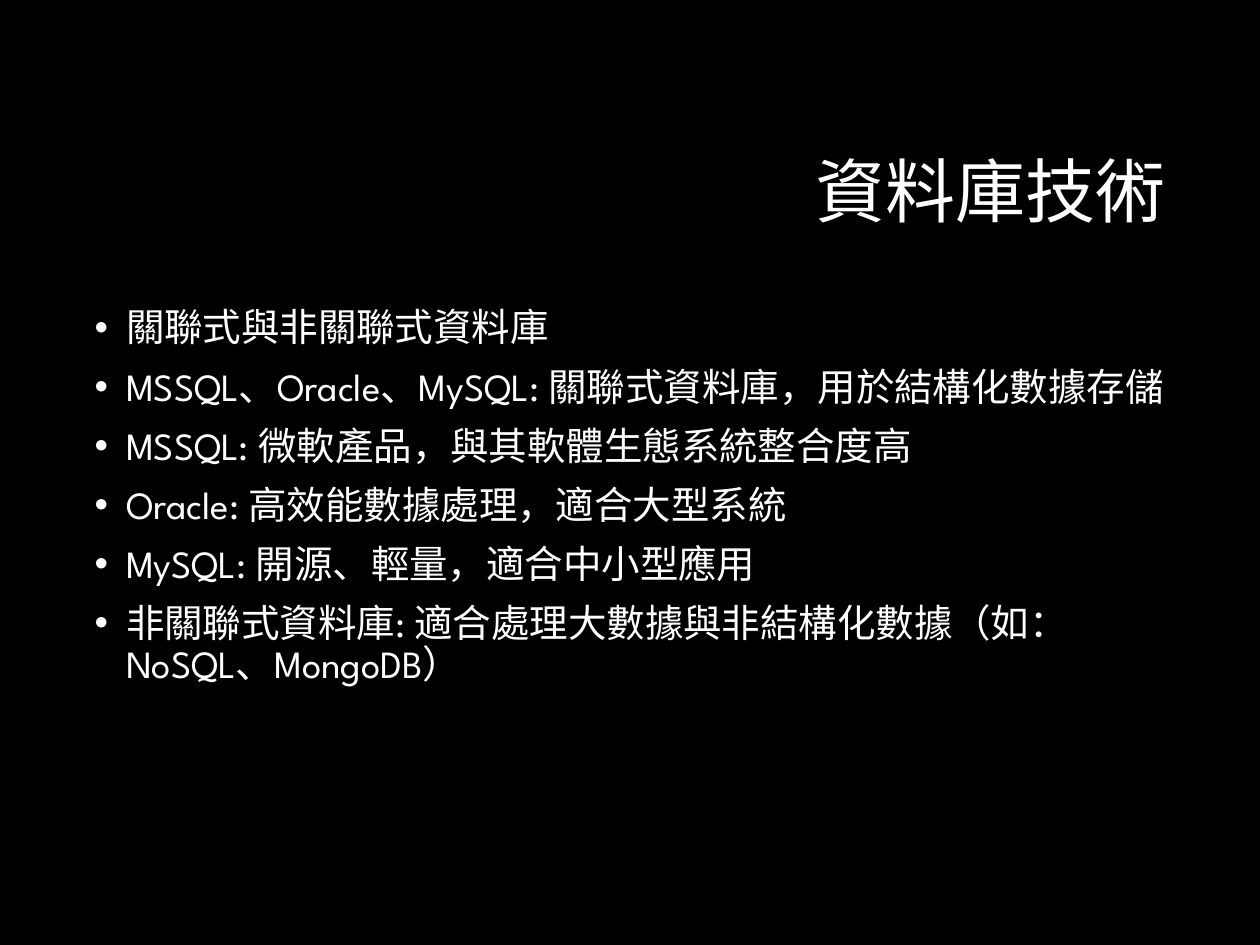
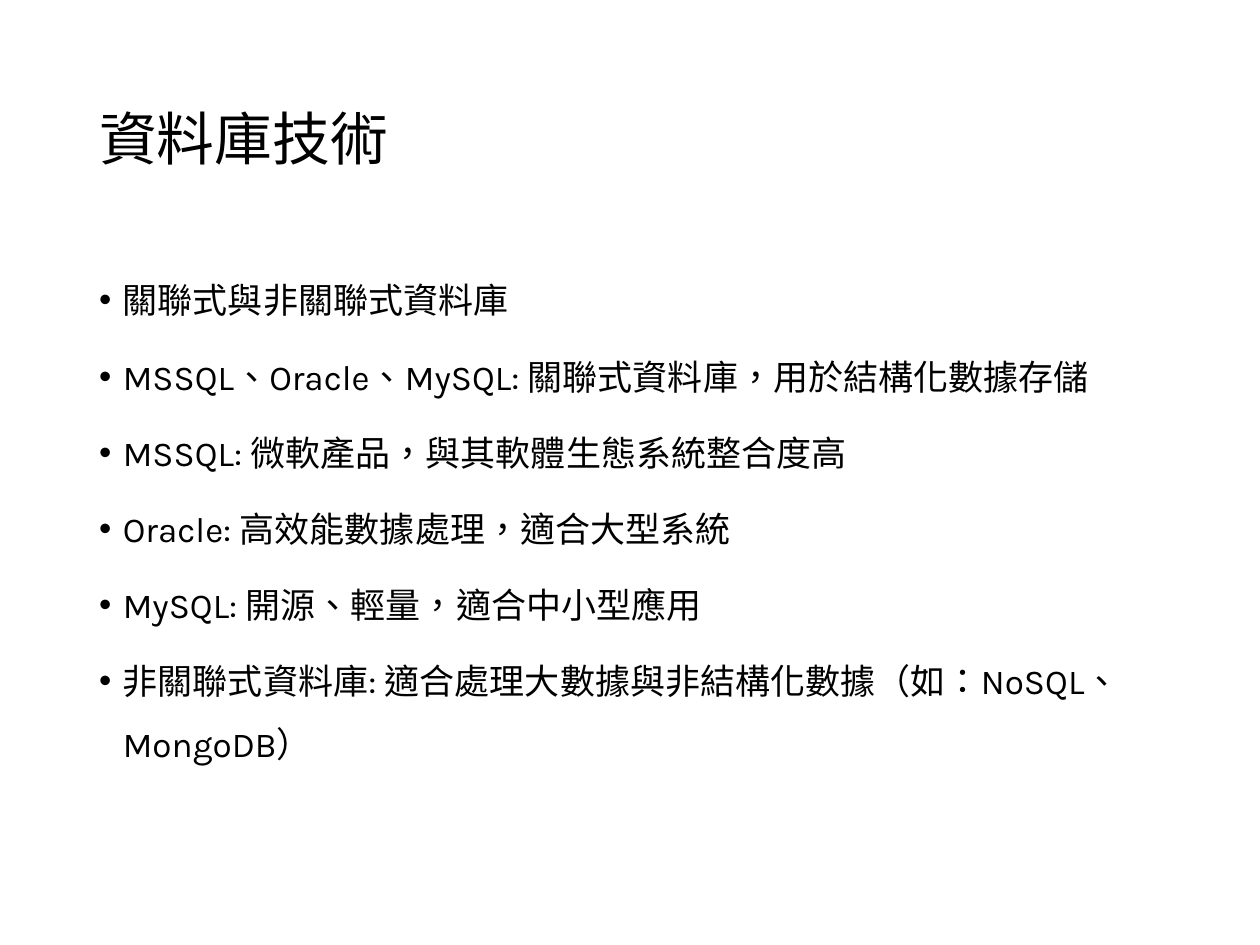
Before and after one commit to LyndonYeh/gitSkill, a slide deck: slide 7 of 專案架構介紹.pptx (slide 6 before the commit). Drawn at 1260x945 pixels with LibreOffice and Linux fonts; fonts in the diff are those of the drawing; background and template pictures are left out. Boxes give left, top, right and bottom in pixels: in the first picture for what was removed or moved away, otherwise in the second. Text is boxed around its words. In the diff, an @@ line names an element or a change of style, - is before the commit and + after.

```diff
--- a/專案架構介紹.pptx
+++ b/專案架構介紹.pptx
@@ background #000000 to #FFFFFF @@
@@ title "資料庫技術": place and size @@
-title "資料庫技術" at <box>816,158,1166,223</box>
+title "資料庫技術" at <box>99,111,388,165</box>
@@ title "資料庫技術" at <box>99,111,388,165</box>: size 40 to 33 pt, font League Spartan to Karla, text colour #FFFFFF to #000000; alignment right to left @@
@@ text "關聯式與非關聯式資料庫": place and size @@
-text "關聯式與非關聯式資料庫" at <box>126,308,1164,687</box>
+text "關聯式與非關聯式資料庫" at <box>123,283,1120,766</box>
@@ text "關聯式與非關聯式資料庫" at <box>123,283,1120,766</box>: size 22 to 20 pt, font League Spartan to Karla, text colour #FFFFFF to #000000; indent changed; line spacing 0.9 to 1.5; less space between paragraphs @@
```
Also in this commit, not shown: 6 other slides changed, 1 slide added, 1 other file.
